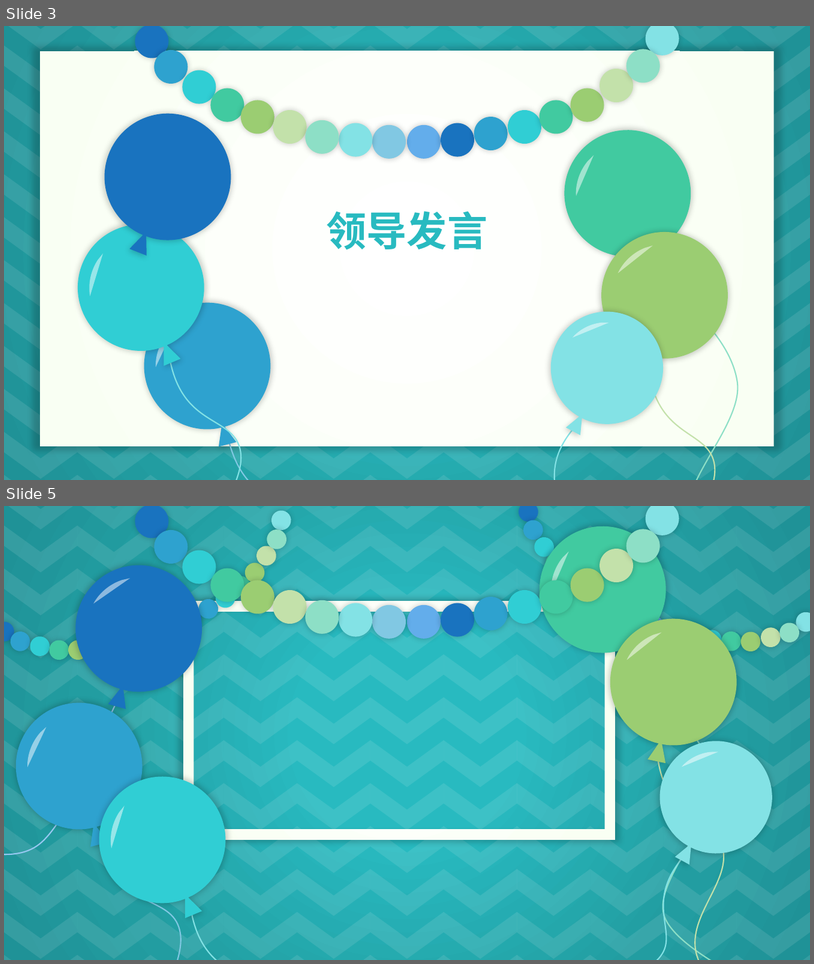
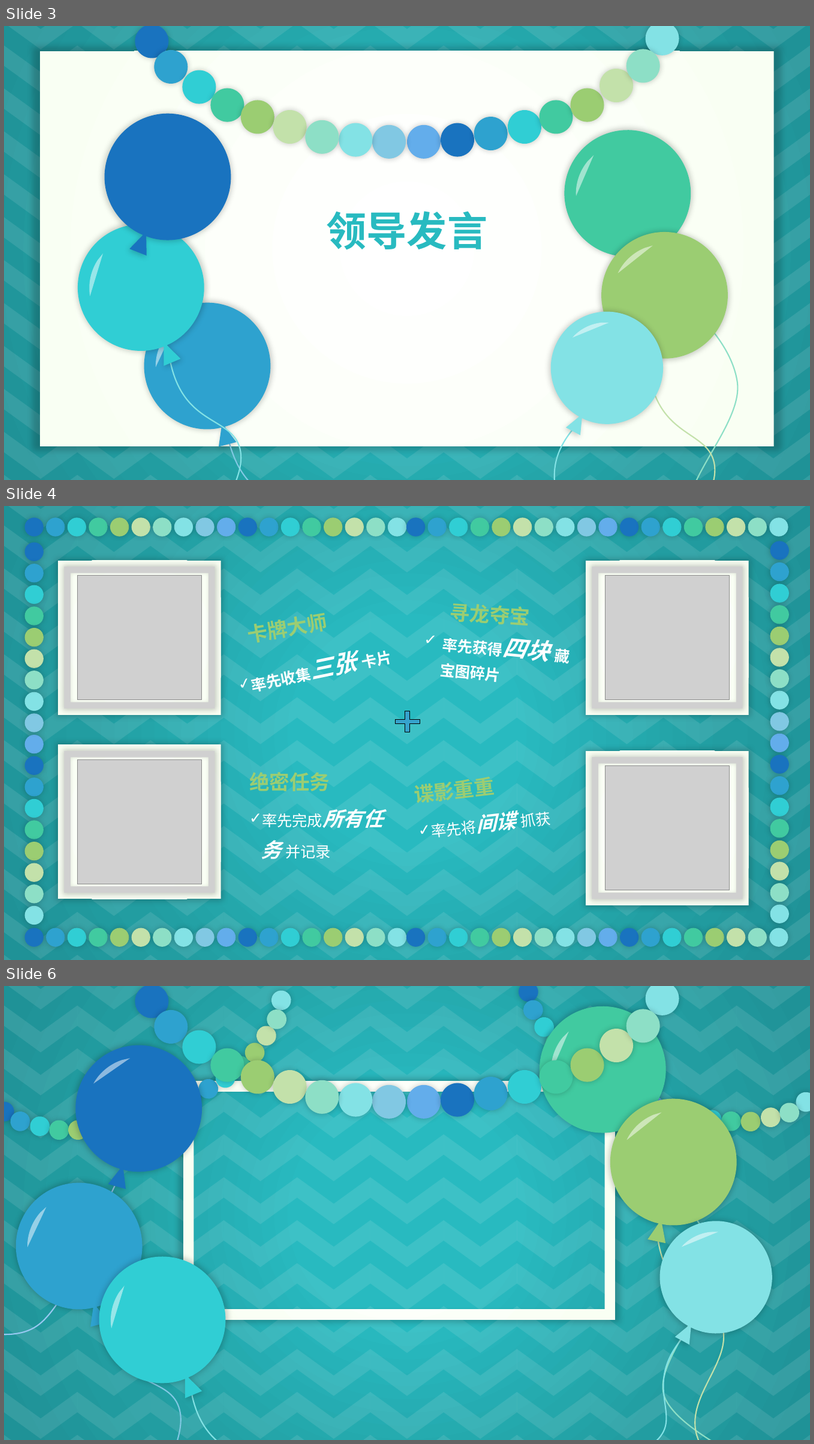
Before and after one commit to zhangzju/ExcelFixer, a slide deck: Main.pptx. Shown one above the other, each under a label of ours: slides 3 and 5 before the commit, slides 3, 4 and 6 after it; the slides between them are not shown. The pictures are 814x964 and 814x1444 pixels, drawn with LibreOffice and Linux fonts; fonts in the diff are those of the drawing; grey boxes stand for pictures; background and template pictures are left out. Boxes give left, top, right and bottom in pixels: in the first picture for what was removed or moved away, otherwise in the second. Text is boxed around its words. In the diff, an @@ line names an element or a change of style, - is before the commit and + after.

```diff
--- a/Main.pptx
+++ b/Main.pptx
@@ slide 4 added at (4, 506, 810, 960), background gradient #28BAC0 to #229DA1 to #1F9297; not listed: 132 template elements that a slide beside it also shows @@
@@ group added at (24, 517, 789, 536): 36 ellipses @@
@@ rectangle added at (58, 561, 221, 715), fill gradient #FFFFFF to #F9FFF3 @@
@@ picture added at (65, 567, 215, 708) @@
@@ picture added at (77, 575, 202, 700) @@
@@ rectangle added at (587, 561, 749, 715), fill gradient #FFFFFF to #F9FFF3 @@
@@ picture added at (593, 567, 743, 708) @@
@@ picture added at (605, 575, 730, 700) @@
@@ text added at (449, 603, 530, 625), 24 pt, text #9BCD72, bold @@
+寻龙夺宝
@@ text added at (249, 616, 308, 642), 24 pt, text #9BCD72, bold @@
+卡牌大师
@@ text added at (440, 638, 503, 682), 18 pt, text #FFFFFF, bold @@
+✓ 率先获得四块 藏宝图碎片
@@ text added at (252, 650, 392, 691), 18 pt, text #FFFFFF, bold @@
+✓ 率先收集三张 卡片
@@ freeform shape added at (395, 711, 420, 732), fill #36A3CD, outline #000000 0.75 pt @@
@@ rectangle added at (58, 744, 221, 898), fill gradient #FFFFFF to #F9FFF3 @@
@@ picture added at (65, 751, 215, 892) @@
@@ rectangle added at (587, 751, 749, 905), fill gradient #FFFFFF to #F9FFF3 @@
@@ picture added at (593, 757, 743, 898) @@
@@ picture added at (77, 759, 202, 884) @@
@@ text added at (249, 772, 383, 859), 24 pt, text #FFFFFF, bold @@
+绝密任务
+✓ 率先完成所有任务 并记录
@@ picture added at (605, 766, 730, 890) @@
@@ text added at (415, 777, 552, 837), 24 pt, text #FFFFFF, bold @@
+谍影重重
+✓ 率先将间谍 抓获
@@ group added at (770, 541, 789, 923): 18 ellipses @@
@@ group added at (24, 542, 44, 925): 18 ellipses @@
@@ group added at (24, 928, 789, 946): 36 ellipses @@
@@ what was slide 5 is now slide 6 @@
```
Also in this commit, not shown: 2 slides changed, 1 other slide added, 1 slide removed, 5 other files.
